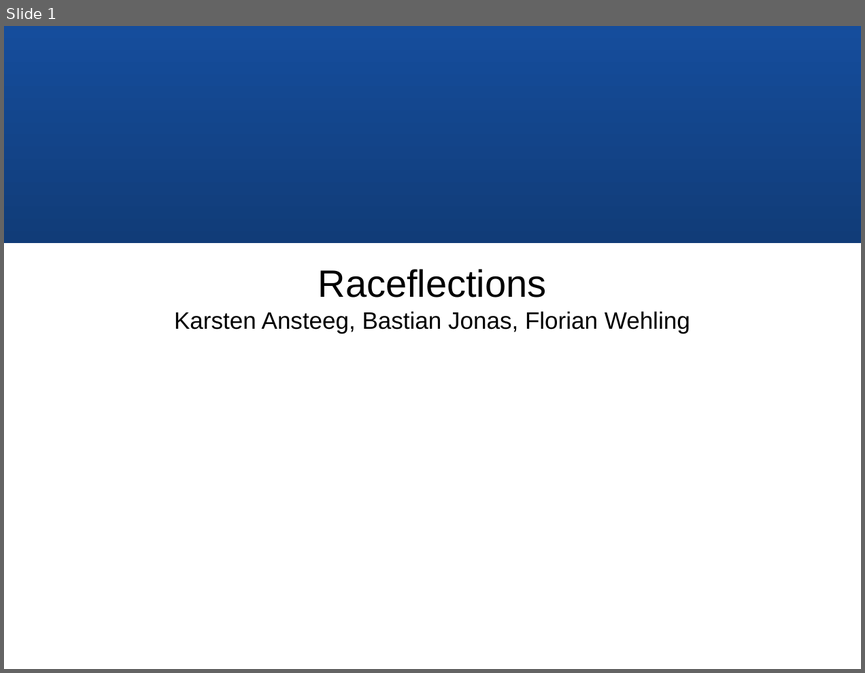
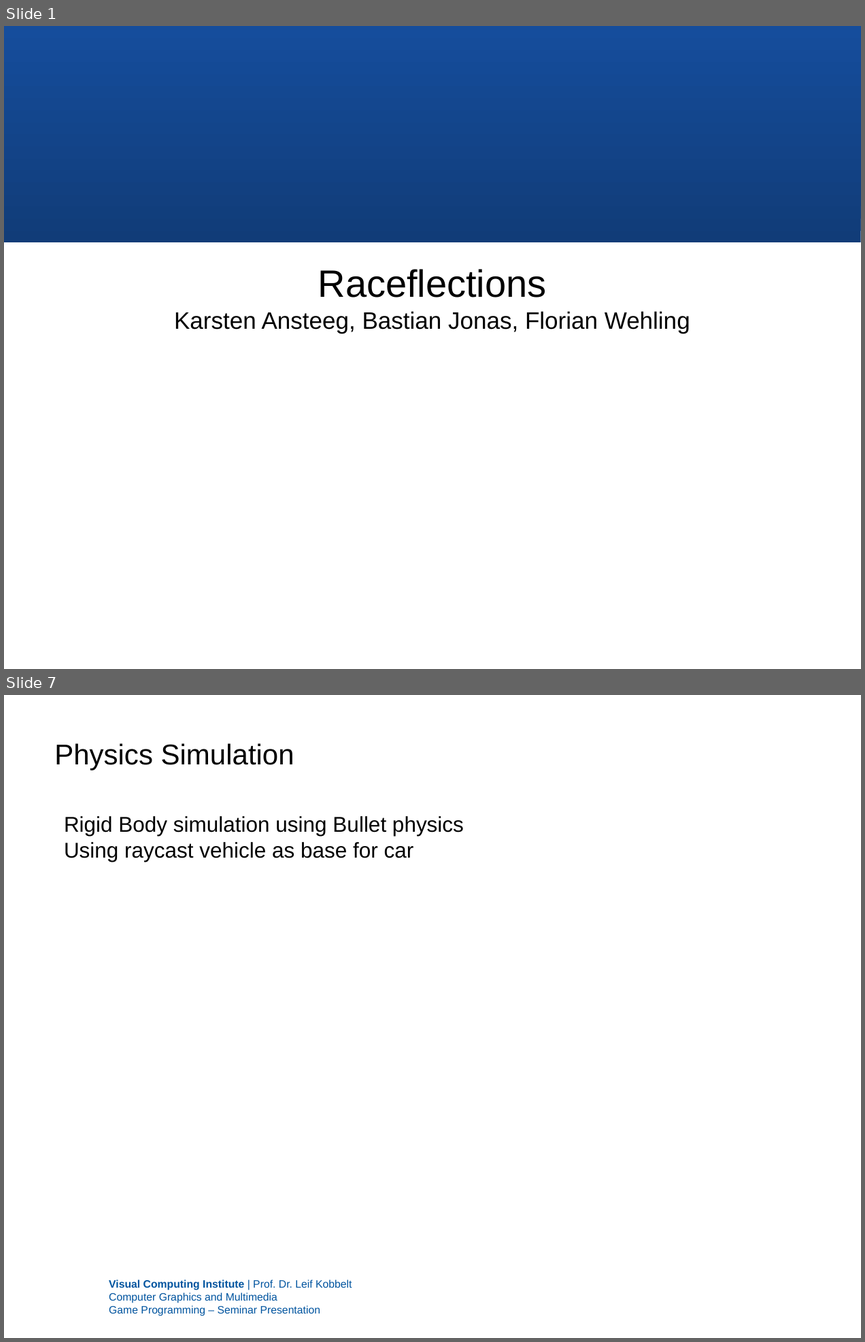
Before and after one commit to F-Wehling/raceflection, a slide deck: presentation/Seminar Presentation Slides.pptx. Shown one above the other, each under a label of ours: slide 1 before the commit, slides 1 and 7 after it; the slides between them are not shown. The pictures are 865x673 and 865x1342 pixels, drawn with LibreOffice and Linux fonts; fonts in the diff are those of the drawing; background and template pictures are left out. Boxes give left, top, right and bottom in pixels: in the first picture for what was removed or moved away, otherwise in the second. Text is boxed around its words. In the diff, an @@ line names an element or a change of style, - is before the commit and + after.

```diff
--- a/presentation/Seminar Presentation Slides.pptx
+++ b/presentation/Seminar Presentation Slides.pptx
@@ slide 7 added at bbox=[4, 695, 861, 1338], background picture (left out); not listed: 1 template element that a slide beside it also shows @@
@@ text added at bbox=[54, 743, 294, 770], 24 pt, text #000000 @@
+Physics Simulation
@@ text added at bbox=[64, 816, 464, 862], 18 pt, text #000000 @@
+Rigid Body simulation using Bullet physics
+Using raycast vehicle as base for car
@@ text added at bbox=[109, 1279, 351, 1316], 9 pt, text #00549F @@
+Visual Computing Institute | Prof. Dr. Leif Kobbelt
+Computer Graphics and Multimedia
+Game Programming – Seminar Presentation
```
Also in this commit, not shown: 3 slides changed, 2 other slides added, 4 slides removed.
